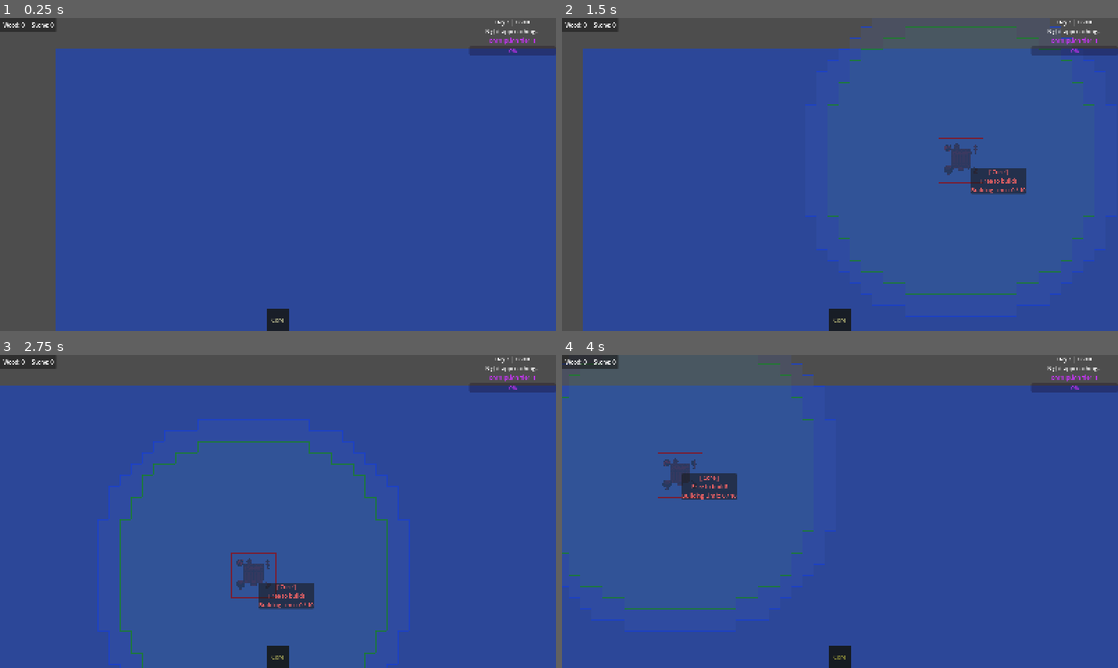
Above: before the commit, frames 1-4 (two rows, left to right).
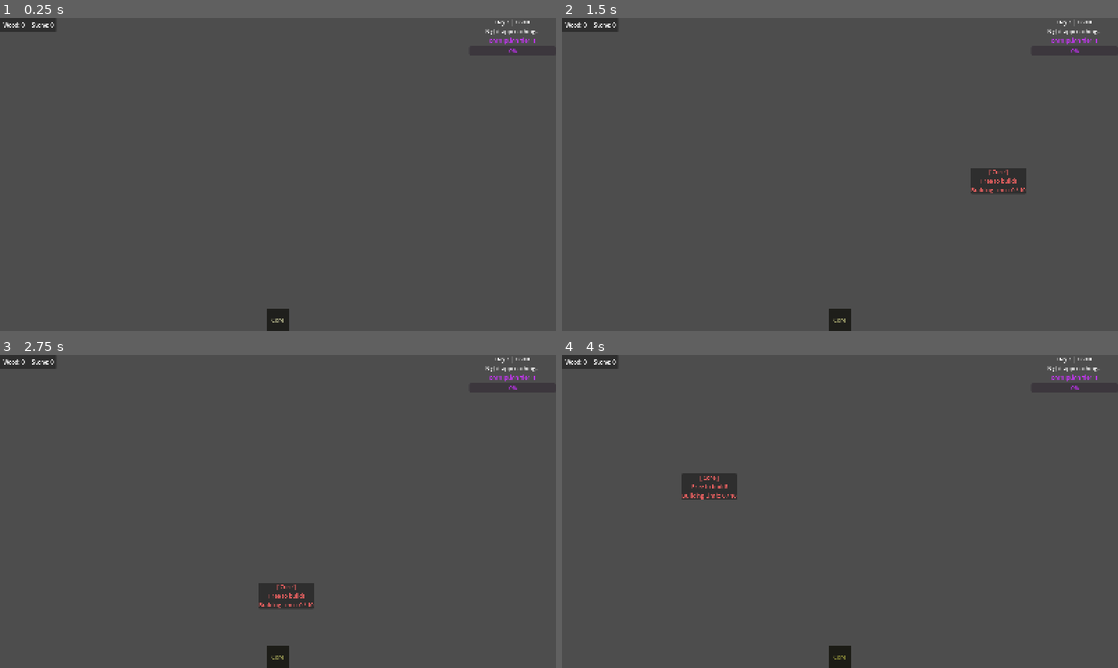
Above: after the commit, the same moments.

Repository: ColdTerror/Core-and-Conveyor
Game: Godot game, scene res://scenes/level.tscn
The game is run twice, just before and just after one commit, with the same random seed, the same clock (stepped at 60 frames per second) and the same inputs. The engine's default icon, where the game draws it, is replaced by a stand-in: a white triangle on a blue panel in a dark square. Sound files missing from this copy of the repository are replaced by a short silence.
Inputs (mouse positions are in pixels of both pictures, inside the frame that each line leads up to):
- Up to frame 1 (0.25 s): no input
- Up to frame 2 (1.5 s): click "Core" at 0.5 s; tap Enter at 1.25 s; move the mouse to (962, 158) at 1.27 s; hold D from 1.28 s (still down); hold X (deconstruct_hotkey) from 1.28 s (still down); click (962, 158) at 1.42 s
- Up to frame 3 (2.75 s): release D at 2 s; release X (deconstruct_hotkey) at 2 s; drag from (166, 527) to (250, 574) at 2.02 s
- Up to frame 4 (4 s): tap Space at 2.75 s; move the mouse to (895, 442) at 2.77 s; hold D 2.78-3.5 s; hold R (rotate_tile) 2.78-3.5 s; drag from (812, 574) to (673, 464) at 3.52 s

The runs differ from the first frame. In frame 1, 81% of the frame differs, in the area x 10-100%, y 9-100%; in frame 2, 86%; in frame 3, 90%; in frame 4, 90%, in the area x 0-100%, y 2-100%.

Commit message:
have music be determined by time of day

Diff:
--- a/scenes/level.tscn
+++ b/scenes/level.tscn
@@ -117,9 +117,8 @@
 [node name="Pathfinder" type="Node2D" parent="." unique_id=1266074560]
 script = ExtResource("29_7agi7")
 
-[node name="TimeManager" type="Node2D" parent="." unique_id=1909731771 node_paths=PackedStringArray("lighting_modulate")]
+[node name="TimeManager" type="Node2D" parent="." unique_id=1909731771]
 script = ExtResource("23_asl66")
-lighting_modulate = NodePath("../DayNightLighting")
 
 [node name="DayNightLighting" type="CanvasModulate" parent="." unique_id=492842884]
 color = Color(1, 1, 1, 0)
--- a/scripts/Managers/audio_manager.gd
+++ b/scripts/Managers/audio_manager.gd
@@ -5,12 +5,11 @@
 
 # Add a variable to store the default volume so we know what to fade back up to
 var default_music_volume_db: float = 0.0
+var current_track_name: String = "" # --- NEW: Remembers what is playing ---
 
 # ==========================================
 # AUDIO DICTIONARIES (Future-Proofed)
 # ==========================================
-# Right now we just have one track, but this structure makes it
-# incredibly easy to add "morning" or "night" arrays later!
 var music_tracks: Dictionary = {
 	"Forest_Ambience": preload("res://audio/Music/Forest Ambience.wav"),
 	"Sunrise": preload("res://audio/Music/Sunrise.wav"),
@@ -23,8 +22,9 @@
 }
 
 func _ready():
-	# Start our single track immediately
-	play_music("Forest_Ambience")
+	# --- NEW: Tell the player to run a function when the song ends ---
+	music_player.finished.connect(_on_music_finished)
+	# We don't play a track here anymore. TimeManager will tell us what to play when it loads!
 
 # ==========================================
 # MUSIC LOGIC
@@ -36,15 +36,12 @@
 
 	var stream = music_tracks[track_name]
 
-	# Don't restart the song if it's already playing!
 	if music_player.stream == stream and music_player.playing:
 		return
 
+	current_track_name = track_name # --- NEW: Track the current song ---
 	music_player.stream = stream
 	music_player.play()
-
-
-
 
 func play_next_track_with_fade(track_name: String, fade_duration: float = 2.0):
 	if not music_tracks.has(track_name):
@@ -53,24 +50,20 @@
 
 	var next_stream = music_tracks[track_name]
 
-	# Don't do anything if we are already playing this exact track
 	if music_player.stream == next_stream and music_player.playing:
 		return
 
-	# If no music is currently playing, just start the new one immediately
+	current_track_name = track_name # --- NEW: Track the current song ---
+
 	if not music_player.playing:
 		music_player.stream = next_stream
 		music_player.volume_db = default_music_volume_db
 		music_player.play()
 		return
 
-	# --- THE FADE LOGIC ---
-	# 1. Create a tween to fade out the current song
 	var fade_out_tween = create_tween()
-	# Fading to -40 dB is functionally silent for most game audio
 	fade_out_tween.tween_property(music_player, "volume_db", -40.0, fade_duration)
 
-	# 2. When the fade out finishes, swap the track and fade it back in!
 	fade_out_tween.tween_callback(func():
 		music_player.stream = next_stream
 		music_player.play()
@@ -78,8 +71,28 @@
 		var fade_in_tween = create_tween()
 		fade_in_tween.tween_property(music_player, "volume_db", default_music_volume_db, fade_duration)
 	)
+
 func stop_music():
 	music_player.stop()
+
+# ==========================================
+# PLAYLIST SEQUENCING (Time-Based Looping)
+# ==========================================
+func _on_music_finished():
+	# Safely find the TimeManager anywhere in the active scene tree
+	var time_manager = get_tree().root.find_child("TimeManager", true, false)
+
+	if not time_manager:
+		music_player.play() # Failsafe loop if time manager is missing
+		return
+
+	# Check the clock and manually loop or transition tracks with a fast fade
+	if time_manager.is_night:
+		play_next_track_with_fade("NightTime", 0.1)
+	elif time_manager.current_time >= 6.0 and time_manager.current_time < 8.0:
+		play_next_track_with_fade("Sunrise", 0.1)
+	else:
+		play_next_track_with_fade("Forest_Ambience", 0.1)
 
 # ==========================================
 # SFX LOGIC (Polyphonic)
@@ -90,16 +103,12 @@
 		return
 
 	var stream = sfx_tracks[sfx_name]
-
-	# Find an available player in the pool so sounds can overlap
 	for player in sfx_pool.get_children():
 		if not player.playing:
 			player.stream = stream
 			player.play()
 			return
 
-	# If 8 sounds are already playing at once, force the first one to overwrite
-	# so we never drop a sound entirely.
 	var fallback = sfx_pool.get_child(0)
 	fallback.stream = stream
 	fallback.play()
--- a/scripts/Managers/time_manager.gd
+++ b/scripts/Managers/time_manager.gd
@@ -85,6 +85,9 @@
 		current_moon_phase = MoonPhase.NORMAL # Reset for the day
 		day_started.emit(current_day)
 
+		# --- NEW: Fade into morning! ---
+		AudioManager.play_next_track_with_fade("Sunrise", 3.0)
+
 	# --- SUNSET ---
 	elif current_hour == sunset_hour and not is_night:
 		is_night = true
@@ -99,6 +102,9 @@
 			current_moon_phase = MoonPhase.NORMAL
 
 		night_started.emit(current_day)
+
+		# --- NEW: Fade into night! ---
+		AudioManager.play_next_track_with_fade("NightTime", 3.0)
 
 # ==========================================
 # VISUALS & LIGHTING
@@ -151,9 +157,14 @@
 	current_hour = data.get("current_hour", 6)
 	is_night = data.get("is_night", false)
 
-	# Godot pulls the integer from the save file, and it slots perfectly back into the Enum!
 	current_moon_phase = data.get("current_moon_phase", MoonPhase.NORMAL)
 
-	# Instantly snap the lighting to the correct color so we don't blind the player
-	# if they load into a midnight save!
 	_update_lighting()
+
+	# --- NEW: Snap the music to the loaded time of day! ---
+	if is_night:
+		AudioManager.play_next_track_with_fade("NightTime", 0.5)
+	elif current_time >= 6.0 and current_time < 8.0:
+		AudioManager.play_next_track_with_fade("Sunrise", 0.5)
+	else:
+		AudioManager.play_next_track_with_fade("Forest_Ambience", 0.5)
